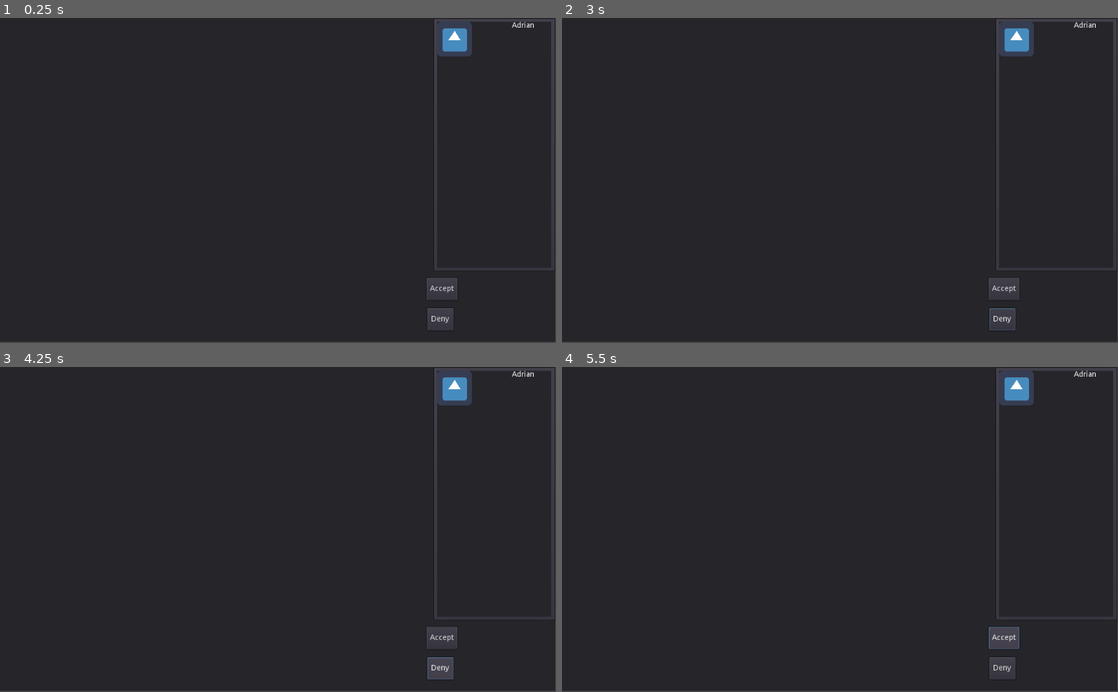
Above: before the commit, frames 1-4 (two rows, left to right).
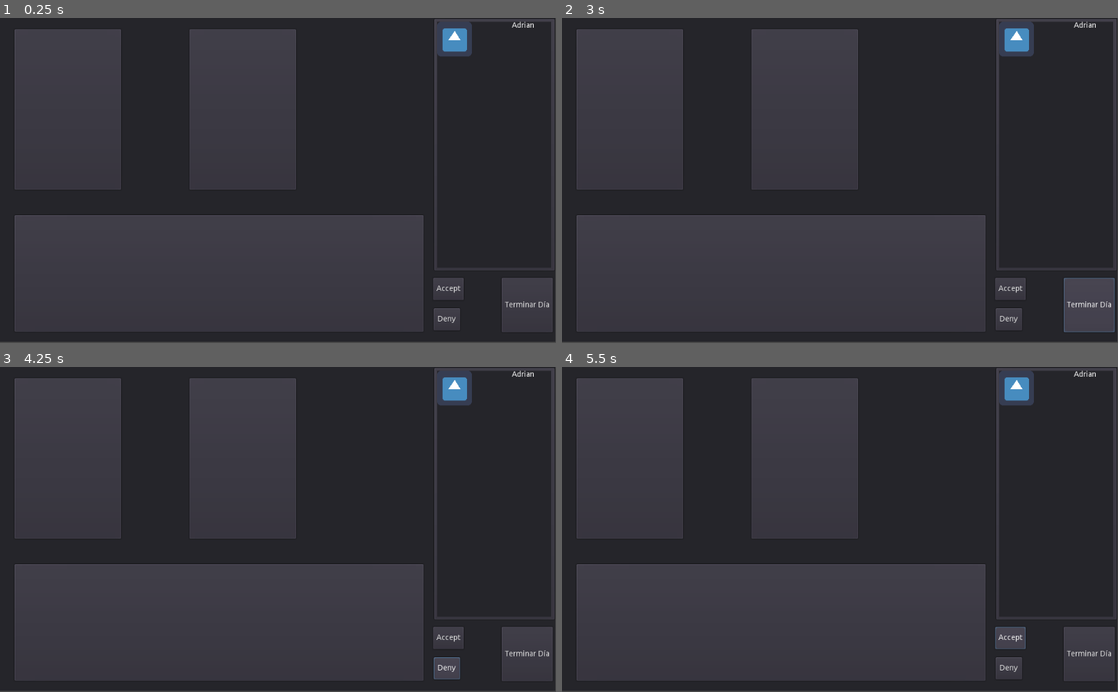
Above: after the commit, the same moments.

Repository: Clovisindo/CV-Please
Game: Godot game, scene res://scenes/main/main.tscn
The game is run twice, just before and just after one commit, with the same random seed, the same clock (stepped at 60 frames per second) and the same inputs. The engine's default icon, where the game draws it, is replaced by a stand-in: a white triangle on a blue panel in a dark square.
Inputs (mouse positions are in pixels of both pictures, inside the frame that each line leads up to):
- Up to frame 1 (0.25 s): no input
- Up to frame 2 (3 s): click "Accept" at 0.5 s; click "Accept" at 1.25 s; click "Deny" at 2 s; click (1090, 304) at 2.75 s, where only the run after the commit has a clickable "Terminar Día"
- Up to frame 3 (4.25 s): click "Deny" at 3.5 s
- Up to frame 4 (5.5 s): click (1090, 653) at 4.25 s, where only the run after the commit has a clickable "Terminar Día"; click "Accept" at 5 s

The runs differ from the first frame. In frame 1, 30% of the frame differs, in the area x 2-100%, y 3-97%; in frame 2, 30%; in frame 3, 30%; in frame 4, 30%.

Commit message:
feat: añade cuadro de chat log básico

Diff:
--- a/project.godot
+++ b/project.godot
@@ -27,7 +27,7 @@
 "base": "Control",
 "class": "DecisionApplicant",
 "language": "GDScript",
-"path": "res://scenes/game/ui/decision_button.gd"
+"path": "res://scenes/game/ui/decision_applicant/decision_button.gd"
 }, {
 "base": "Object",
 "class": "EnumUtils",
@@ -38,6 +38,16 @@
 "class": "GameManager",
 "language": "GDScript",
 "path": "res://scenes/main/game_manager.gd"
+}, {
+"base": "Control",
+"class": "InteractionDialog",
+"language": "GDScript",
+"path": "res://scenes/game/ui/interaction_dialog/interaction_dialog.gd"
+}, {
+"base": "Control",
+"class": "InteractionLine",
+"language": "GDScript",
+"path": "res://scenes/game/ui/interaction_dialog/interaction_line.gd"
 }, {
 "base": "Control",
 "class": "JobOffer",
@@ -151,6 +161,8 @@
 "DecisionApplicant": "",
 "EnumUtils": "",
 "GameManager": "",
+"InteractionDialog": "",
+"InteractionLine": "",
 "JobOffer": "",
 "JobRequisite": "",
 "Puzzle": "",
--- a/scenes/game/items/curriculum/curriculum.gd
+++ b/scenes/game/items/curriculum/curriculum.gd
@@ -3,6 +3,8 @@
 class_name Curriculum
 
 export(PackedScene) onready var skill_panel_scene
+
+signal skill_selected(skill)
 
 
 func add_skills(skills: Dictionary):
@@ -15,6 +17,7 @@
 
 
 func _skill_checked(skill):
+	emit_signal("skill_selected", skill)
 	$StateMachine.current_state.process_skill_selected(skill)
 
 
--- a/scenes/game/items/job_offer/job_offer.gd
+++ b/scenes/game/items/job_offer/job_offer.gd
@@ -4,6 +4,7 @@
 
 export(PackedScene) onready var requisite_scene
 
+signal job_requisite_selected(job_requisite)
 
 func add_requisites(requisites: Dictionary):
 	if requisites:
@@ -19,4 +20,4 @@
 
 
 func _requisite_checked(requisite):
-	print(requisite)
+	emit_signal("job_requisite_selected", requisite)
--- a/scenes/game/ui/decision_applicant.tscn
+++ b/scenes/game/ui/decision_applicant/decision_applicant.tscn
@@ -1,6 +1,6 @@
 [gd_scene load_steps=2 format=2]
 
-[ext_resource path="res://scenes/game/ui/decision_button.gd" type="Script" id=1]
+[ext_resource path="res://scenes/game/ui/decision_applicant/decision_button.gd" type="Script" id=1]
 
 [node name="DecisionApplicant" type="Control"]
 anchor_right = 0.292
--- /dev/null
+++ b/scenes/game/ui/interaction_dialog/interaction_dialog.gd
@@ -0,0 +1,11 @@
+extends Control
+
+class_name InteractionDialog
+
+export(PackedScene) onready var interaction_line_scene
+
+
+func add_interaction_line(text: String):
+	var new_line = interaction_line_scene.instance()
+	new_line.add_text(text)
+	$VScrollBar/VBoxContainer.add_child(new_line)
--- /dev/null
+++ b/scenes/game/ui/interaction_dialog/interaction_dialog.tscn
@@ -0,0 +1,16 @@
+[gd_scene load_steps=3 format=2]
+
+[ext_resource path="res://scenes/game/ui/interaction_dialog/interaction_dialog.gd" type="Script" id=1]
+[ext_resource path="res://scenes/game/ui/interaction_dialog/interaction_line.tscn" type="PackedScene" id=2]
+
+[node name="InteractionDialog" type="Control"]
+anchor_right = 1.0
+anchor_bottom = 1.0
+script = ExtResource( 1 )
+interaction_line_scene = ExtResource( 2 )
+
+[node name="VScrollBar" type="ScrollContainer" parent="."]
+anchor_right = 1.0
+anchor_bottom = 1.0
+
+[node name="VBoxContainer" type="VBoxContainer" parent="VScrollBar"]
--- /dev/null
+++ b/scenes/game/ui/interaction_dialog/interaction_line.gd
@@ -0,0 +1,6 @@
+extends Control
+
+class_name InteractionLine
+
+func add_text(text: String):
+	$RichTextLabel.text = text
--- /dev/null
+++ b/scenes/game/ui/interaction_dialog/interaction_line.tscn
@@ -0,0 +1,17 @@
+[gd_scene load_steps=2 format=2]
+
+[ext_resource path="res://scenes/game/ui/interaction_dialog/interaction_line.gd" type="Script" id=1]
+
+[node name="InteractionLine" type="Control"]
+anchor_right = 1.0
+rect_min_size = Vector2( 400, 25 )
+size_flags_horizontal = 0
+size_flags_vertical = 0
+script = ExtResource( 1 )
+
+[node name="RichTextLabel" type="RichTextLabel" parent="."]
+anchor_right = 1.0
+anchor_bottom = 1.0
+size_flags_horizontal = 3
+size_flags_vertical = 3
+text = "Test"
--- a/scenes/main/game_manager.gd
+++ b/scenes/main/game_manager.gd
@@ -3,11 +3,14 @@
 
 export(PackedScene) onready var applicant_scene
 export(PackedScene) onready var decision_applicant_scene
+export(PackedScene) onready var interaction_dialog_scene
 
 var applicant_list = []
 var current_applicant_index = 0
 
 var current_decision_applicant: DecisionApplicant
+var current_interaction_dialog: InteractionDialog
+
 
 func _ready():
 	_instantiate_panels()
@@ -25,6 +28,8 @@
 	$MainScene/CVContainer.add_child(applicant.get_cv())
 	$MainScene/JobOfferContainer.visible = true
 	$MainScene/JobOfferContainer.add_child(applicant.get_job_offer())
+	applicant.get_cv().connect("skill_selected", self, "_on_skill_selected")
+	applicant.get_job_offer().connect("job_requisite_selected", self, "_on_job_requisite_selected")
 
 
 func _on_interaction_ended(applicant):
@@ -32,6 +37,14 @@
 	$MainScene/CVContainer.remove_child(applicant.get_cv())
 	$MainScene/JobOfferContainer.visible = false
 	$MainScene/JobOfferContainer.remove_child(applicant.get_job_offer())
+
+
+func _on_skill_selected(skill: SkillPanel):
+	current_interaction_dialog.add_interaction_line(skill.skill_name)
+
+
+func _on_job_requisite_selected(job_requisite: JobRequisite):
+	current_interaction_dialog.add_interaction_line(job_requisite.requisite_name)
 
 
 func _apply_applicant_decision(evaluation: ApplicantResult):
@@ -47,6 +60,8 @@
 	# Static Panels
 	current_decision_applicant = decision_applicant_scene.instance()
 	$MainScene/DecisionApplContainer.add_child(current_decision_applicant)
+	current_interaction_dialog = interaction_dialog_scene.instance()
+	$MainScene/InteractionDialogContainer.add_child(current_interaction_dialog)
 
 	# Dynamic Panels
 	for puzzle in PuzzleManager.get_all_puzzle():
--- a/scenes/main/main.tscn
+++ b/scenes/main/main.tscn
@@ -1,8 +1,9 @@
-[gd_scene load_steps=5 format=2]
+[gd_scene load_steps=6 format=2]
 
 [ext_resource path="res://scenes/main/game_manager.gd" type="Script" id=1]
 [ext_resource path="res://scenes/game/characters/applicant/applicant.tscn" type="PackedScene" id=2]
-[ext_resource path="res://scenes/game/ui/decision_applicant.tscn" type="PackedScene" id=3]
+[ext_resource path="res://scenes/game/ui/decision_applicant/decision_applicant.tscn" type="PackedScene" id=3]
+[ext_resource path="res://scenes/game/ui/interaction_dialog/interaction_dialog.tscn" type="PackedScene" id=4]
 
 [sub_resource type="StyleBoxFlat" id=1]
 bg_color = Color( 0.00784314, 0, 0, 0 )
@@ -11,13 +12,22 @@
 script = ExtResource( 1 )
 applicant_scene = ExtResource( 2 )
 decision_applicant_scene = ExtResource( 3 )
+interaction_dialog_scene = ExtResource( 4 )
 
 [node name="MainScene" type="Panel" parent="."]
 margin_right = 1023.0
 margin_bottom = 598.0
 
+[node name="InteractionDialogContainer" type="PanelContainer" parent="MainScene"]
+anchor_left = 0.0244379
+anchor_top = 0.605351
+anchor_right = 0.764418
+anchor_bottom = 0.971572
+__meta__ = {
+"_edit_use_anchors_": true
+}
+
 [node name="CVContainer" type="PanelContainer" parent="MainScene"]
-visible = false
 anchor_right = 1.0
 anchor_bottom = 1.0
 margin_left = 25.0
@@ -26,13 +36,12 @@
 margin_bottom = -279.0
 
 [node name="JobOfferContainer" type="PanelContainer" parent="MainScene"]
-visible = false
 anchor_right = 1.0
 anchor_bottom = 1.0
-margin_left = 502.0
-margin_top = 269.0
-margin_right = -321.0
-margin_bottom = -29.0
+margin_left = 347.0
+margin_top = 19.0
+margin_right = -476.0
+margin_bottom = -279.0
 
 [node name="ApplicantContainer" type="PanelContainer" parent="MainScene"]
 anchor_left = 0.780059
@@ -50,16 +59,15 @@
 anchor_top = 0.153846
 anchor_right = 0.868
 anchor_bottom = 0.321
-margin_left = -1.70996
+margin_left = 10.29
 margin_top = 388.0
-margin_right = 0.0360107
+margin_right = 12.036
 margin_bottom = 388.042
 custom_styles/panel = SubResource( 1 )
 
 [node name="EndWorkingDayButton" type="Button" parent="MainScene"]
-visible = false
-margin_left = 888.0
+margin_left = 924.0
 margin_top = 480.0
-margin_right = 1011.0
+margin_right = 1018.0
 margin_bottom = 580.0
 text = "Terminar Día"
Renamed: scenes/game/ui/decision_button.gd -> scenes/game/ui/decision_applicant/decision_button.gd
